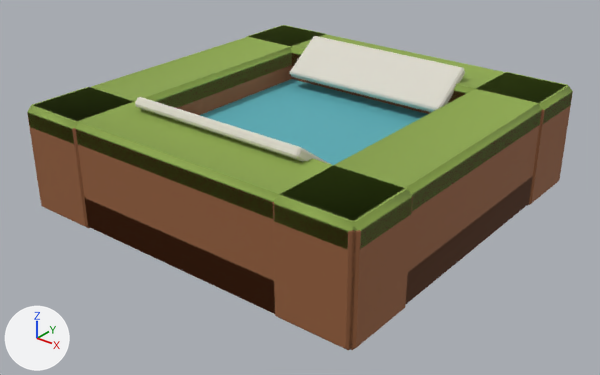
Renders of the glTF model assets/3d/reworked/tile_grass_pond_edge.glb from each side of a commit.
Camera for both pictures: a 50 mm lens placed at (2.5, -3.2, 1.45), pointed at (0.0, -0.06, -0.5). Lighting does not change. The marker at lower left points along +X, +Y and +Z. The older version comes first. Where no turn or scale is listed for an object, it has been applied to the vertices. Vertices at exactly the same position are counted once.

The first picture shows 'WaterSurface', 'gp_body', 'gp_cap0', 'gp_cap1', 'gp_cap2', 'gp_cap3', 'gp_rim0', 'gp_rim1', 'gp_rim2', 'gp_rim3', 'gp_slope0', 'gp_slope1'.
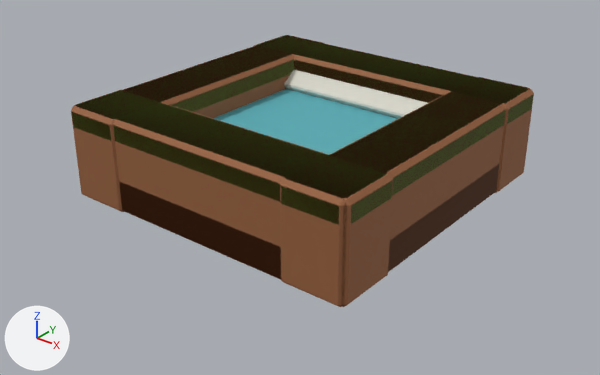
Patch to the scene script:
```diff
--- a/assets/3d/reworked/tile_grass_pond_edge.glb.py
+++ b/assets/3d/reworked/tile_grass_pond_edge.glb.py
@@ me_cube_021 @@
-me_cube_021.from_pydata(...)  # 24 vertices, 44 faces; spans x -1.0..1.0, y -1.0..1.0, z -0.56..-0.36
+me_cube_021.from_pydata(...)  # 24 vertices, 44 faces; spans x -0.85..0.85, y -0.85..0.85, z -0.5..-0.3
+# me_cube_021 part 1: the whole mesh is scaled about its middle by (0.848, 0.848, 1), then moved by (0.0, 0.0, 0.06)
 me_cube_021.materials.append(mat_earth_mid)
@@ me_cube_023 @@
-me_cube_023.from_pydata(...)  # 24 vertices, 44 faces; spans x -1.01..1.01, y -1.0..-0.6, z -0.12..0.01
+me_cube_023.from_pydata(...)  # 24 vertices, 44 faces; spans x -0.86..0.86, y -0.85..-0.51, z -0.13..0.0
+# me_cube_023 part 2: the whole mesh is scaled about its middle by (0.849, 0.838, 1), then moved by (0.0, 0.12, -0.01)
 me_cube_023.materials.append(mat_grass_primary)
@@ me_cube_025 @@
-me_cube_025.from_pydata(...)  # 24 vertices, 44 faces; spans x -1.01..1.01, y 0.6..1.0, z -0.12..0.01
+me_cube_025.from_pydata(...)  # 24 vertices, 44 faces; spans x -0.86..0.86, y 0.51..0.85, z -0.13..0.0
+# me_cube_025 part 3: the whole mesh is scaled about its middle by (0.849, 0.838, 1), then moved by (0.0, -0.12, -0.01)
 me_cube_025.materials.append(mat_grass_primary)
@@ me_cube_027 @@
-me_cube_027.from_pydata(...)  # 24 vertices, 44 faces; spans x -1.0..-0.6, y -1.01..1.01, z -0.12..0.01
+me_cube_027.from_pydata(...)  # 24 vertices, 44 faces; spans x -0.85..-0.51, y -0.86..0.86, z -0.13..0.0
+# me_cube_027 part 4: the whole mesh is scaled about its middle by (0.838, 0.849, 1), then moved by (0.12, 0.0, -0.01)
 me_cube_027.materials.append(mat_grass_primary)
@@ me_cube_029 @@
-me_cube_029.from_pydata(...)  # 24 vertices, 44 faces; spans x 0.6..1.0, y -1.01..1.01, z -0.12..0.01
+me_cube_029.from_pydata(...)  # 24 vertices, 44 faces; spans x 0.51..0.85, y -0.86..0.86, z -0.13..0.0
+# me_cube_029 part 5: the whole mesh is scaled about its middle by (0.838, 0.849, 1), then moved by (-0.12, 0.0, -0.01)
 me_cube_029.materials.append(mat_grass_primary)
@@ me_cube_022 @@
-me_cube_022.from_pydata(...)  # 24 vertices, 44 faces; spans x -1.01..1.01, y -1.0..-0.6, z -0.56..0.0
+me_cube_022.from_pydata(...)  # 24 vertices, 44 faces; spans x -0.86..0.86, y -0.85..-0.51, z -0.5..0.0
+# me_cube_022 part 6: the whole mesh is scaled about the mesh origin by (0.85, 0.84, 0.888)
 me_cube_022.materials.append(mat_earth_mid)
@@ me_cube_024 @@
-me_cube_024.from_pydata(...)  # 24 vertices, 44 faces; spans x -1.01..1.01, y 0.6..1.0, z -0.56..0.0
+me_cube_024.from_pydata(...)  # 24 vertices, 44 faces; spans x -0.86..0.86, y 0.51..0.85, z -0.5..0.0
+# me_cube_024 part 7: the whole mesh is scaled about the mesh origin by (0.85, 0.84, 0.888)
 me_cube_024.materials.append(mat_earth_mid)
@@ me_cube_026 @@
-me_cube_026.from_pydata(...)  # 24 vertices, 44 faces; spans x -1.0..-0.6, y -1.01..1.01, z -0.56..0.0
+me_cube_026.from_pydata(...)  # 24 vertices, 44 faces; spans x -0.85..-0.51, y -0.86..0.86, z -0.5..0.0
+# me_cube_026 part 8: the whole mesh is scaled about the mesh origin by (0.84, 0.85, 0.888)
 me_cube_026.materials.append(mat_earth_mid)
@@ me_cube_028 @@
-me_cube_028.from_pydata(...)  # 24 vertices, 44 faces; spans x 0.6..1.0, y -1.01..1.01, z -0.56..0.0
+me_cube_028.from_pydata(...)  # 24 vertices, 44 faces; spans x 0.51..0.85, y -0.86..0.86, z -0.5..0.0
+# me_cube_028 part 9: the whole mesh is scaled about the mesh origin by (0.84, 0.85, 0.888)
 me_cube_028.materials.append(mat_earth_mid)
@@ me_cube_030 @@
-me_cube_030.from_pydata(...)  # 24 vertices, 44 faces; spans x -0.51..0.51, y -0.722..-0.461, z -0.122..0.082
+me_cube_030.from_pydata(...)  # 24 vertices, 44 faces; spans x -0.553..0.553, y -0.641..-0.421, z -0.187..-0.013
+# me_cube_030 part 10: all 6 vertices in x 0.5..0.51, y -0.722..-0.691, z 0.041..0.082 are moved by (0.043, 0.081, -0.095)
+# other edits to the shape of me_cube_030 do not show in these pictures
 me_cube_030.materials.append(mat_uw_sand_light)
@@ me_cube_031 @@
-me_cube_031.from_pydata(...)  # 24 vertices, 44 faces; spans x -0.51..0.51, y 0.461..0.722, z -0.122..0.082
+me_cube_031.from_pydata(...)  # 24 vertices, 44 faces; spans x -0.553..0.553, y 0.421..0.641, z -0.187..-0.013
+# me_cube_031 part 11: all 6 vertices in x 0.5..0.51, y 0.691..0.722, z 0.041..0.082 are moved by (0.043, -0.081, -0.095)
+# me_cube_031 part 12: all 6 vertices in x 0.5..0.51, y 0.461..0.492, z -0.122..-0.081 are moved by (0.043, -0.04, -0.066)
+# other edits to the shape of me_cube_031 do not show in these pictures
 me_cube_031.materials.append(mat_uw_sand_light)
```

Changed parts and their boxes (x1, y1, x2, y2) in the pictures (600 x 375 px; the box of a moved part takes in the faces that stretch with it):
'gp_rim0', moved, rescaled
    before: (76, 130, 413, 350)
    after: (72, 90, 393, 307)
'gp_rim3', moved, rescaled
    before: (273, 113, 541, 350)
    after: (280, 77, 530, 307)
'gp_cap3', moved, rescaled (16% narrower, 16% shorter)
    before: (274, 72, 567, 249)
    after: (281, 77, 526, 225)
'gp_cap0', moved, rescaled (17% narrower, 18% shorter)
    before: (30, 87, 412, 249)
    after: (77, 91, 393, 224)
'gp_rim2', moved, rescaled
    before: (27, 55, 292, 228)
    after: (71, 35, 325, 212)
'gp_body', moved, rescaled (15% narrower, 16% shorter)
    before: (85, 176, 533, 314)
    after: (119, 164, 499, 280)
'gp_cap2', moved, rescaled
    before: (28, 25, 325, 143)
    after: (72, 36, 294, 141)
'gp_slope1', reshaped
    before: (290, 36, 465, 112)
    after: (284, 70, 428, 119)
'gp_rim1', moved, rescaled
    before: (292, 53, 573, 206)
    after: (254, 35, 534, 193)
'gp_cap1', moved, rescaled (15% narrower, 11% shorter)
    before: (247, 25, 572, 124)
    after: (257, 36, 534, 124)
part 10 of me_cube_030, moved or reshaped (not visible afterwards)
    before: (135, 97, 330, 164)
part 11 of me_cube_031, moved or reshaped
    before: (291, 36, 464, 71)
    after: (286, 70, 358, 86)
part 12 of me_cube_031, moved or reshaped
    before: (290, 68, 465, 112)
    after: (284, 82, 428, 119)
